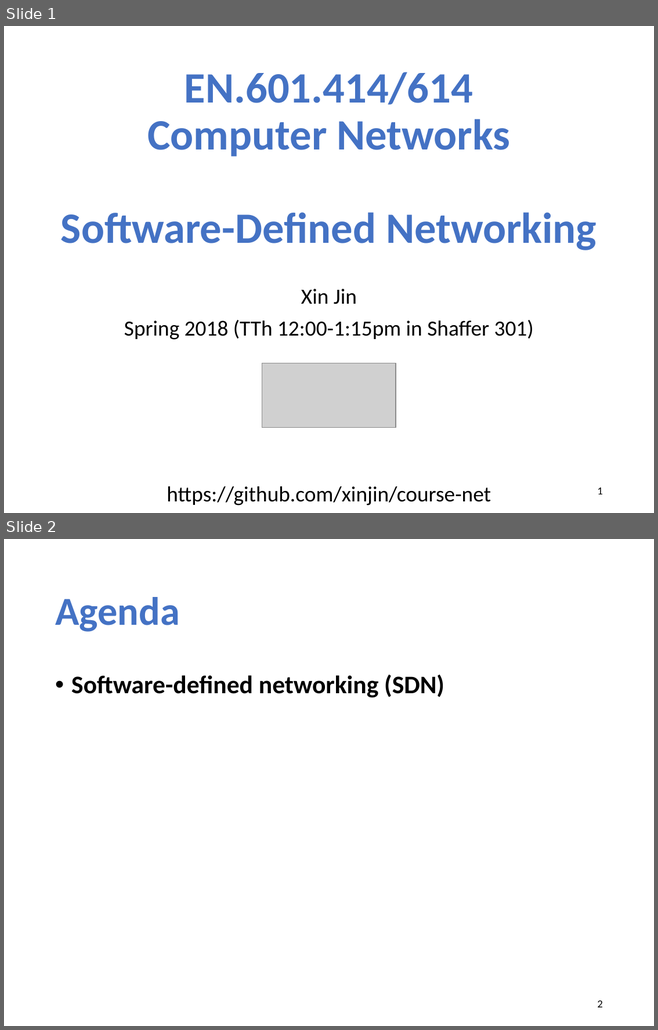
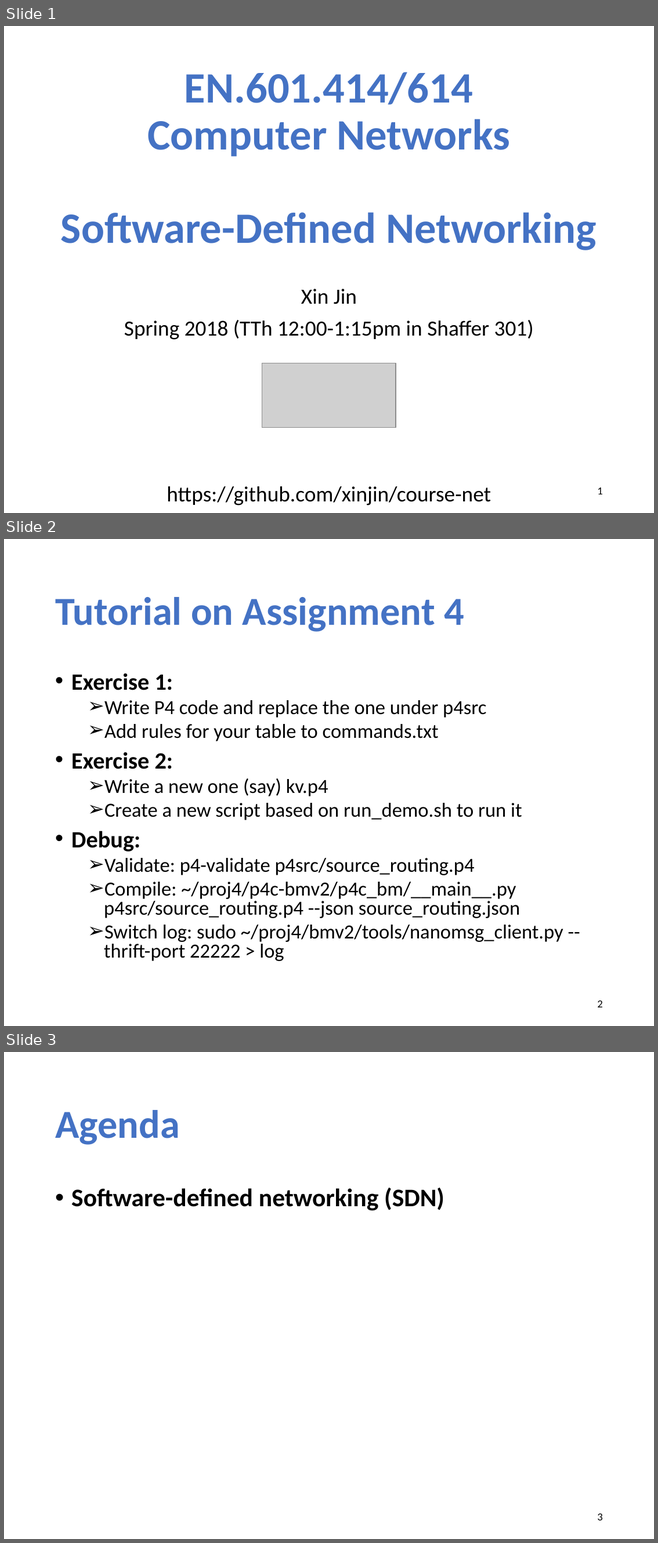
Before and after one commit to xinjin/course-net, a slide deck: slides/lec20_SDN.pptx. Shown one above the other, each under a label of ours: slides 1 and 2 before the commit, slides 1, 2 and 3 after it. The pictures are 658x1030 and 658x1543 pixels, drawn with LibreOffice and Linux fonts; fonts in the diff are those of the drawing; grey boxes stand for pictures. Boxes give left, top, right and bottom in pixels: in the first picture for what was removed or moved away, otherwise in the second. Text is boxed around its words. In the diff, an @@ line names an element or a change of style, - is before the commit and + after.

Commit message:
update

```diff
--- a/slides/lec20_SDN.pptx
+++ b/slides/lec20_SDN.pptx
@@ slide 2 added at [4, 539, 654, 1026], background #FFFFFF @@
@@ title added at [55, 597, 464, 632], 44 pt, text #4472C4, bold @@
+Tutorial on Assignment 4
@@ text added at [71, 673, 563, 961], 22.2 pt, text #000000 @@
+• Exercise 1:
+  ➢ Write P4 code and replace the one under p4src
+  ➢ Add rules for your table to commands.txt
+• Exercise 2:
+  ➢ Write a new one (say) kv.p4
+  ➢ Create a new script based on run_demo.sh to run it
+• Debug:
+  ➢ Validate: p4-validate p4src/source_routing.p4
+  ➢ Compile: ~/proj4/p4c-bmv2/p4c_bm/__main__.py p4src/source_routing.p4 --json source_routing.json
+  ➢ Switch log: sudo ~/proj4/bmv2/tools/nanomsg_client.py --thrift-port 22222 > log
@@ page number added at [597, 1001, 602, 1008], 12 pt, text #000000 @@
+2
@@ what was slide 2 is now slide 3 @@
@@ page number at [597, 1514, 602, 1521]: text changed @@
-2
+3
```
Also in this commit, not shown: 2 slides changed.
